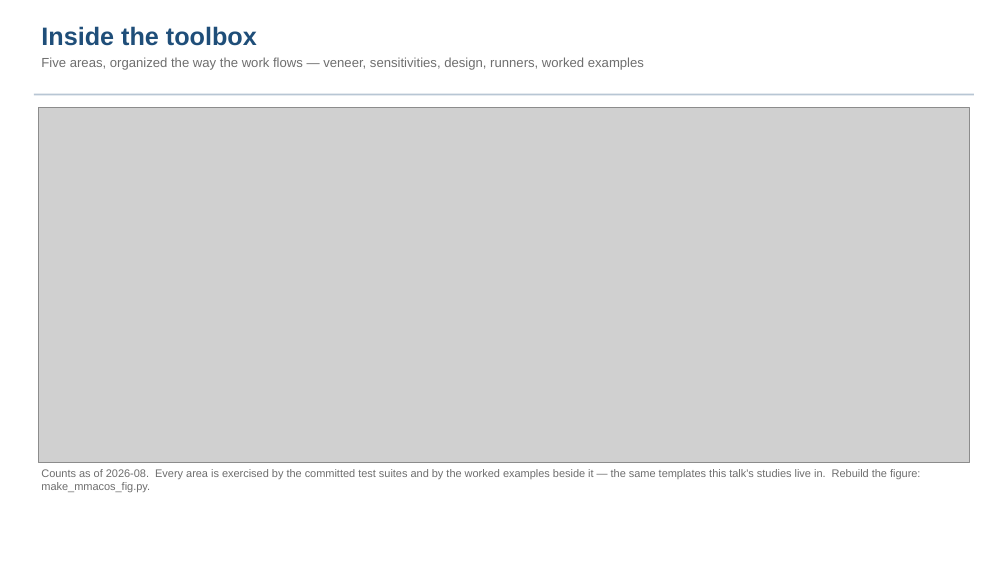
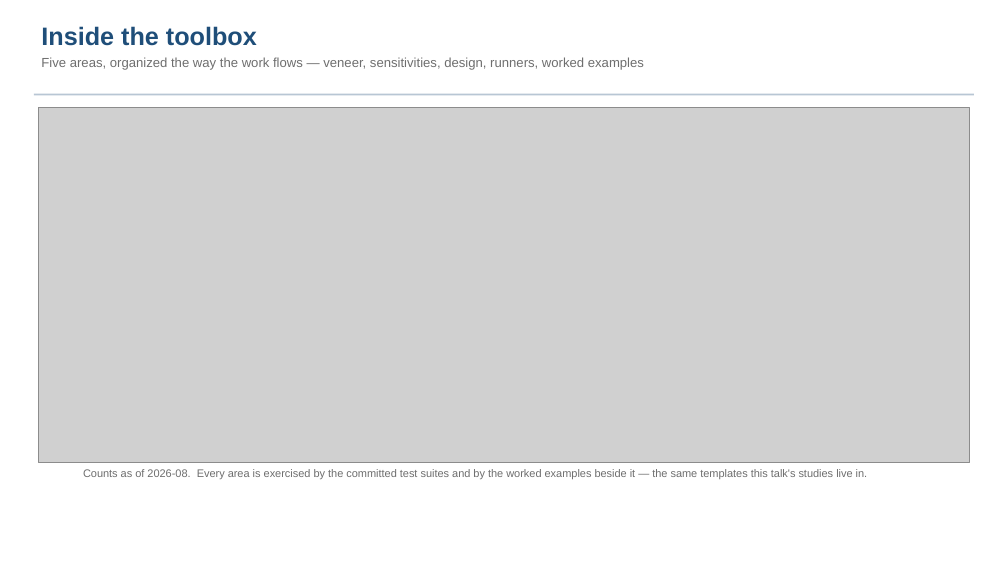
Before and after one commit to nasa-jpl/macos, a slide deck: slide 4 of demo_session/deck_keysight.pptx. Drawn at 1008x567 pixels with LibreOffice and Linux fonts; fonts in the diff are those of the drawing; grey boxes stand for pictures. Boxes give left, top, right and bottom in pixels: in the first picture for what was removed or moved away, otherwise in the second. Text is boxed around its words. In the diff, an @@ line names an element or a change of style, - is before the commit and + after.

```diff
--- a/demo_session/deck_keysight.pptx
+++ b/demo_session/deck_keysight.pptx
@@ text at [83, 469, 868, 479]: text changed @@
-Counts as of 2026-08. Every area is exercised by the committed test suites and by the worked examples beside it — the same templates this talk's studies live in. Rebuild the figure: make_mmacos_fig.py.
+Counts as of 2026-08. Every area is exercised by the committed test suites and by the worked examples beside it — the same templates this talk's studies live in.
```
Also in this commit, not shown: 9 other slides changed, 3 other files.
